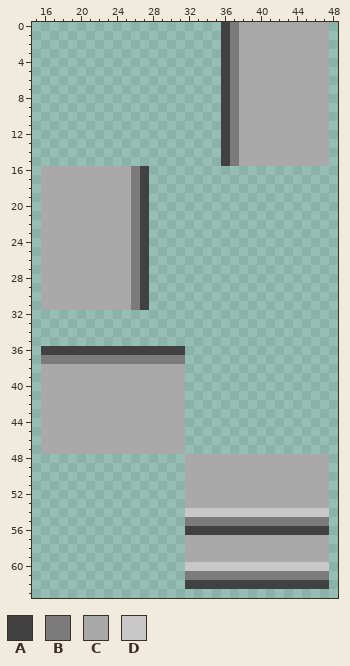
Pixel-art sprite: Resources/Textures/Structures/Furniture/Tables/countermetal.rsi/state_6.png. Above is the file before it was changed.
The file is 64x64 pixels. Shown: x 15..48, y 0..63.
Palette (. is transparent): A #414141  B #7c7b7b  C #a9a9a9  D #c8c8c8
The same view after the edit:
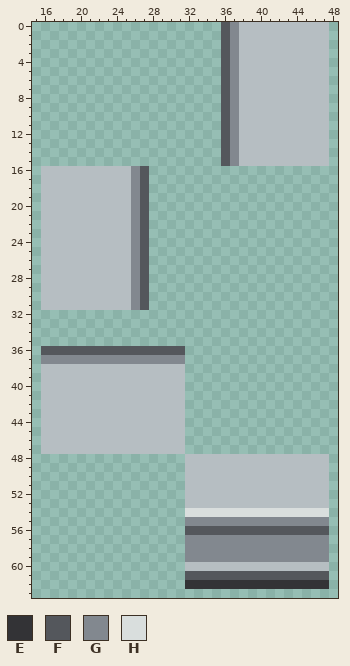
Colours new in this view: E #333336  F #54575c  G #82888f  H #d9dedd
Diff:
{"colour":"C","old":"#a9a9a9","new":"#b6bec2"}
{"y":0,"x":36,"old":"AB","new":"FG"}
{"y":1,"x":36,"old":"AB","new":"FG"}
{"y":2,"x":36,"old":"AB","new":"FG"}
{"y":3,"x":36,"old":"AB","new":"FG"}
{"y":4,"x":36,"old":"AB","new":"FG"}
{"y":5,"x":36,"old":"AB","new":"FG"}
{"y":6,"x":36,"old":"AB","new":"FG"}
{"y":7,"x":36,"old":"AB","new":"FG"}
{"y":8,"x":36,"old":"AB","new":"FG"}
{"y":9,"x":36,"old":"AB","new":"FG"}
{"y":10,"x":36,"old":"AB","new":"FG"}
{"y":11,"x":36,"old":"AB","new":"FG"}
{"y":12,"x":36,"old":"AB","new":"FG"}
{"y":13,"x":36,"old":"AB","new":"FG"}
{"y":14,"x":36,"old":"AB","new":"FG"}
{"y":15,"x":36,"old":"AB","new":"FG"}
{"y":16,"x":26,"old":"BA","new":"GF"}
{"y":17,"x":26,"old":"BA","new":"GF"}
{"y":18,"x":26,"old":"BA","new":"GF"}
{"y":19,"x":26,"old":"BA","new":"GF"}
{"y":20,"x":26,"old":"BA","new":"GF"}
{"y":21,"x":26,"old":"BA","new":"GF"}
{"y":22,"x":26,"old":"BA","new":"GF"}
{"y":23,"x":26,"old":"BA","new":"GF"}
{"y":24,"x":26,"old":"BA","new":"GF"}
{"y":25,"x":26,"old":"BA","new":"GF"}
{"y":26,"x":26,"old":"BA","new":"GF"}
{"y":27,"x":26,"old":"BA","new":"GF"}
{"y":28,"x":26,"old":"BA","new":"GF"}
{"y":29,"x":26,"old":"BA","new":"GF"}
{"y":30,"x":26,"old":"BA","new":"GF"}
{"y":31,"x":26,"old":"BA","new":"GF"}
{"y":36,"x":16,"old":"AAAAAAAAAAAAAAAA","new":"FFFFFFFFFFFFFFFF"}
{"y":37,"x":16,"old":"BBBBBBBBBBBBBBBB","new":"GGGGGGGGGGGGGGGG"}
{"y":54,"x":32,"old":"DDDDDDDDDDDDDDDD","new":"HHHHHHHHHHHHHHHH"}
{"y":55,"x":32,"old":"BBBBBBBBBBBBBBBB","new":"GGGGGGGGGGGGGGGG"}
{"y":56,"x":32,"old":"AAAAAAAAAAAAAAAA","new":"FFFFFFFFFFFFFFFF"}
{"y":57,"x":32,"old":"CCCCCCCCCCCCCCCC","new":"GGGGGGGGGGGGGGGG"}
{"y":58,"x":32,"old":"CCCCCCCCCCCCCCCC","new":"GGGGGGGGGGGGGGGG"}
{"y":59,"x":32,"old":"CCCCCCCCCCCCCCCC","new":"GGGGGGGGGGGGGGGG"}
{"y":60,"x":32,"old":"DDDDDDDDDDDDDDDD","new":"CCCCCCCCCCCCCCCC"}
{"y":61,"x":32,"old":"BBBBBBBBBBBBBBBB","new":"FFFFFFFFFFFFFFFF"}
{"y":62,"x":32,"old":"AAAAAAAAAAAAAAAA","new":"EEEEEEEEEEEEEEEE"}
{"label":"changed","picture_box":[221,22,329,166]}
{"label":"changed","picture_box":[41,166,149,310]}
{"label":"changed","picture_box":[41,346,329,589]}
